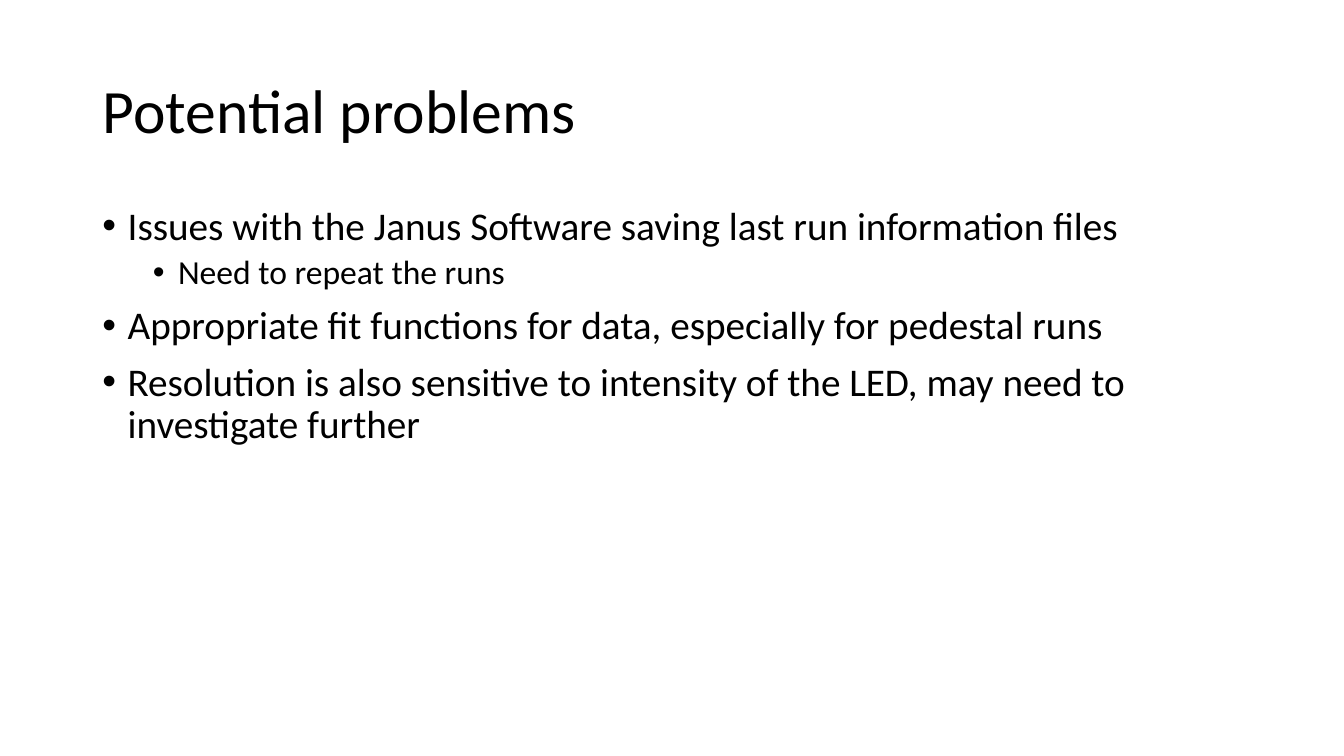
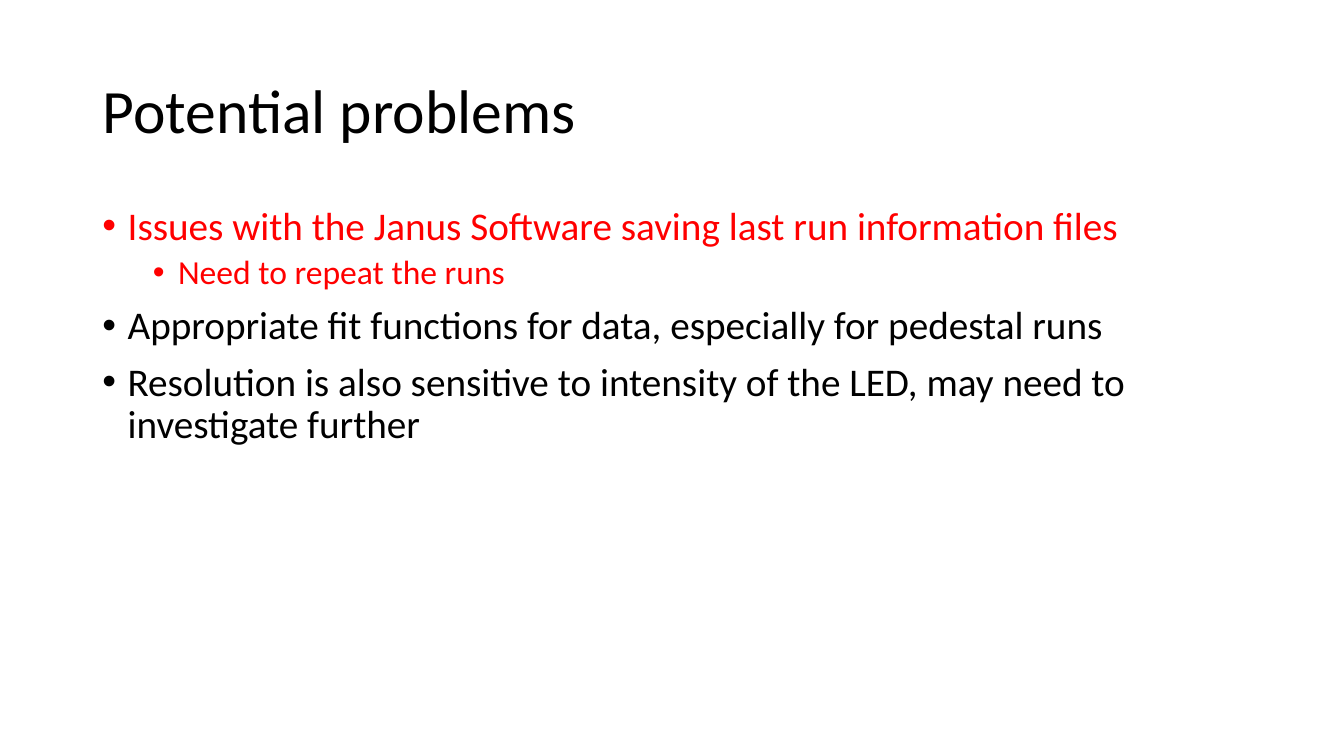
Before and after one commit to privdonut123/EIC, a slide deck: slide 9 of Resolution Sweep.pptx. Drawn at 1344x756 pixels with LibreOffice and Linux fonts; fonts in the diff are those of the drawing. Boxes give left, top, right and bottom in pixels: in the first picture for what was removed or moved away, otherwise in the second. Text is boxed around its words. In the diff, an @@ line names an element or a change of style, - is before the commit and + after.

```diff
--- a/Resolution Sweep.pptx
+++ b/Resolution Sweep.pptx
@@ text at (128, 212, 1117, 290): text colour #000000 to #FF0000 in "Issues with the Janus Software saving last ...", "Need to repeat the runs" @@
```
Also in this commit, not shown: 5 slides added.
